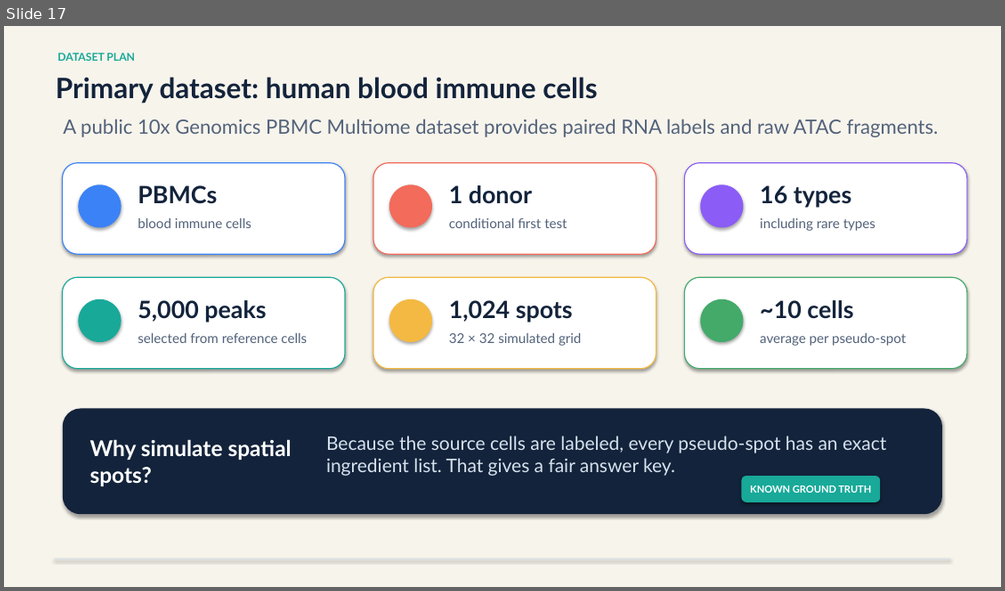
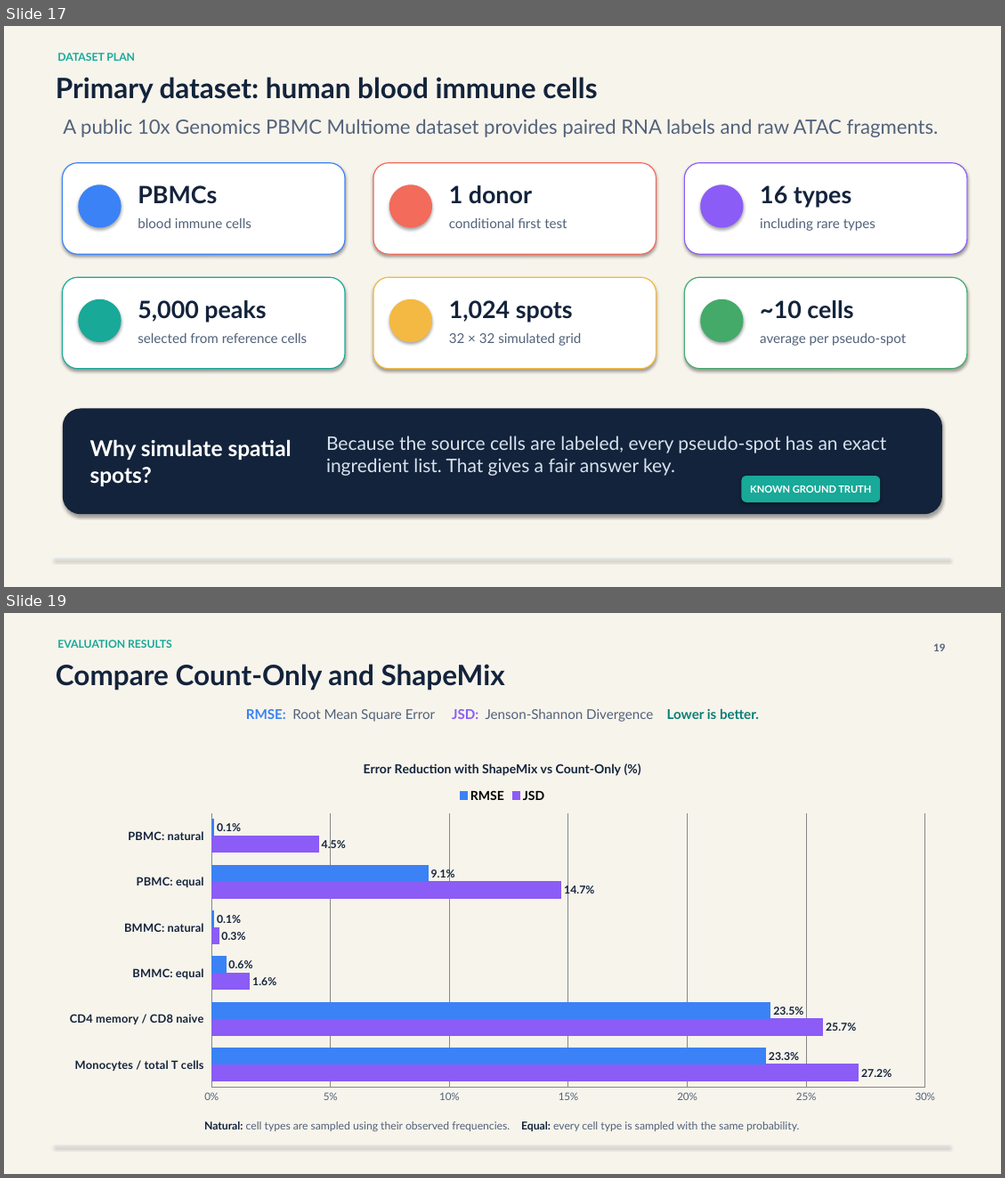
Before and after one commit to ericzhuang2010/deconvATAC, a slide deck: docs/ShapeMix/presentations/ShapeMix_High_School_Research_Deck.pptx. Shown one above the other, each under a label of ours: slide 17 before the commit, slides 17 and 19 after it; the slides between them are not shown. The pictures are 1005x591 and 1005x1178 pixels, drawn with LibreOffice and Linux fonts; fonts in the diff are those of the drawing. Boxes give left, top, right and bottom in pixels: in the first picture for what was removed or moved away, otherwise in the second. Text is boxed around its words. In the diff, an @@ line names an element or a change of style, - is before the commit and + after.

```diff
--- a/docs/ShapeMix/presentations/ShapeMix_High_School_Research_Deck.pptx
+++ b/docs/ShapeMix/presentations/ShapeMix_High_School_Research_Deck.pptx
@@ slide 19 added at [4,613,1001,1174], background #F7F4EC @@
@@ text added at [56,664,505,690], 27 pt, text #13233B, bold @@
+Compare Count-Only and ShapeMix
@@ text added at [57,640,172,648], 10.5 pt, text #18A999, bold @@
+EVALUATION RESULTS
@@ text added at [933,643,945,651], 10 pt, text #52627A, bold @@
+19
@@ text added at [246,708,759,722], 13 pt, text #52627A @@
+RMSE: Root Mean Square Error JSD: Jenson-Shannon Divergence Lower is better.
@@ bar chart added at [52,747,953,1110] @@
+title "Error Reduction with ShapeMix vs Count-Only (%)"
+categories: Monocytes / total T cells, CD4 memory / CD8 naive, BMMC: equal, BMMC: natural, PBMC: equal, PBMC: natural
+JSD: 27.2, 25.7, 1.6, 0.3, 14.7, 4.5
+RMSE: 23.3, 23.5, 0.6, 0.1, 9.1, 0.1
@@ line added from (55, 1146) to (950, 1146), #D7E0E8 0.8 pt @@
@@ text added at [204,1121,799,1131], 10.5 pt, text #52627A @@
+Natural: cell types are sampled using their observed frequencies. Equal: every cell type is sampled with the same probability.
```
Also in this commit, not shown: 11 slides changed, 1 other slide added, 1 slide removed, 3 other files.
